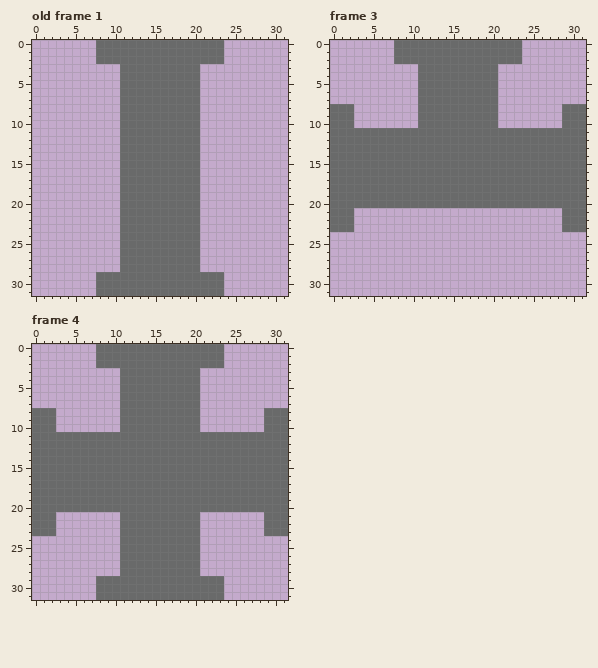
Two states of a pixel-art file, Sprites/canos.aseprite. Above: the version before the commit.
32x32 pixels, 4 frames. Shown: old frame 1, frame 3, frame 4. The commit also changed other frames, which this record leaves out.
After the commit:
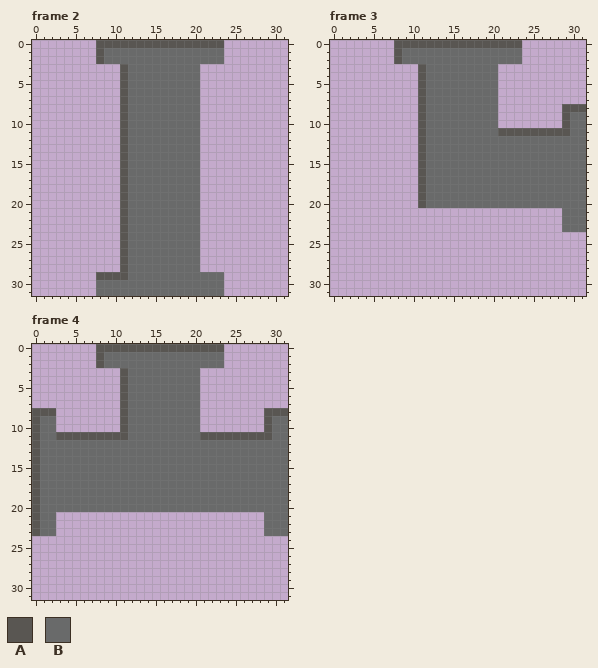
Palette (. is transparent): A #595652  B #696a6a
A new or re-ordered frame is compared with the old frame closest to it.
Edits made:
frames re-ordered
Frame 2 against old frame 1, layer "full":
y 0: x 8..23 BBBBBBBBBBBBBBBB -> AAAAAAAAAAAAAAAA
y 1..2: x 8 B -> A
y 3..28: x 11 B -> A
y 29: x 8..11 BBBB -> AAAA
Frame 3, layer "full":
y 0: x 8..23 BBBBBBBBBBBBBBBB -> AAAAAAAAAAAAAAAA
y 1..2: x 8 B -> A
y 3..7: x 11 B -> A
y 8: x 0..2 BBB -> ...; x 11 B -> A; x 29..31 BBB -> AAA
y 9..10: x 0..2 BBB -> ...; x 11 B -> A; x 29 B -> A
y 11: x 0..11 BBBBBBBBBBBB -> ...........A; x 21..29 BBBBBBBBB -> AAAAAAAAA
y 12..20: x 0..11 BBBBBBBBBBBB -> ...........A
y 21..23: x 0..2 BBB -> ...
Frame 4, layer "full":
y 0: x 8..23 BBBBBBBBBBBBBBBB -> AAAAAAAAAAAAAAAA
y 1..2: x 8 B -> A
y 3..7: x 11 B -> A
y 8: x 0..2 BBB -> AAA; x 11 B -> A; x 29..31 BBB -> AAA
y 9..10: x 0 B -> A; x 11 B -> A; x 29 B -> A
y 11: x 0 B -> A; x 3..11 BBBBBBBBB -> AAAAAAAAA; x 21..29 BBBBBBBBB -> AAAAAAAAA
y 12..20: x 0 B -> A
y 21..23: x 0 B -> A; x 11..20 BBBBBBBBBB -> ..........
y 24..28: x 11..20 BBBBBBBBBB -> ..........
y 29..31: x 8..23 BBBBBBBBBBBBBBBB -> ................
Boxes around the changes in both pictures, in picture pixels (x1, y1, x2, y2):
changed: (96, 40, 224, 280)
changed: (330, 40, 586, 232)
changed: (32, 344, 288, 600)
